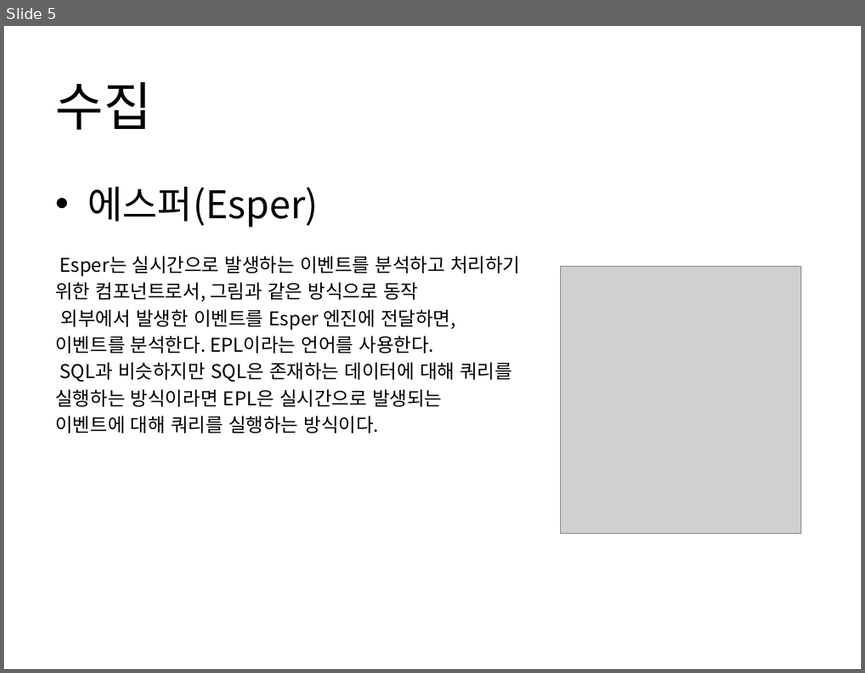
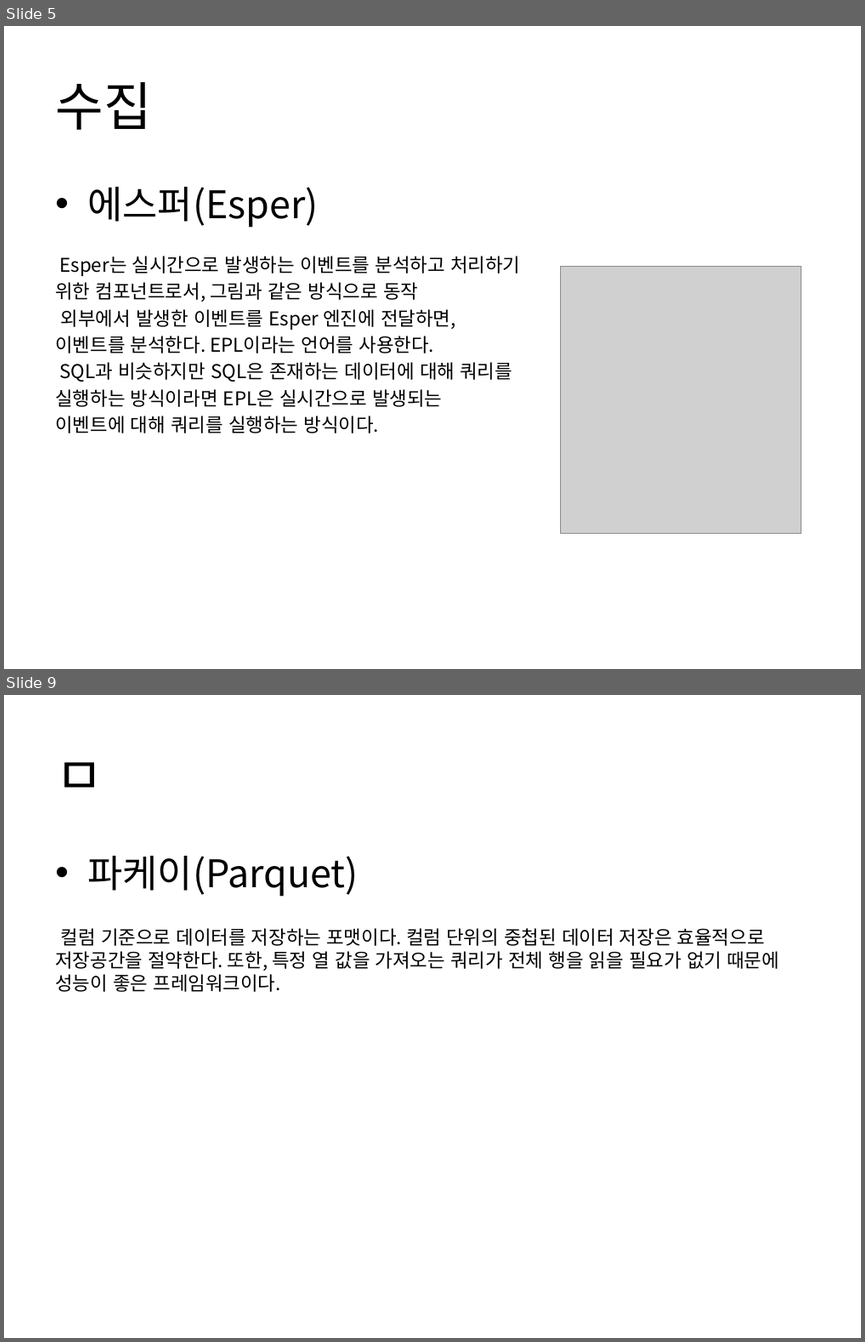
Before and after one commit to Heechul90/BigData_Project, a slide deck: 하둡에코시스템.pptx. Shown one above the other, each under a label of ours: slide 5 before the commit, slides 5 and 9 after it; the slides between them are not shown. The pictures are 865x673 and 865x1342 pixels, drawn with LibreOffice and Linux fonts; fonts in the diff are those of the drawing; grey boxes stand for pictures. Boxes give left, top, right and bottom in pixels: in the first picture for what was removed or moved away, otherwise in the second. Text is boxed around its words. In the diff, an @@ line names an element or a change of style, - is before the commit and + after.

```diff
--- a/하둡에코시스템.pptx
+++ b/하둡에코시스템.pptx
@@ slide 9 added at (x1=4, y1=695, x2=861, y2=1338), background #FFFFFF @@
@@ title added at (x1=55, y1=762, x2=103, y2=788), 44 pt, text #000000 @@
+ㅁ
@@ text added at (x1=55, y1=856, x2=779, y2=992), 16 pt, text #000000 @@
+• 파케이(Parquet)
+컬럼 기준으로 데이터를 저장하는 포맷이다. 컬럼 단위의 중첩된 데이터 저장은 효율적으로 저장공간을 절약한다. 또한, 특정 열 값을 가져오는 쿼리가 전체 행을 읽을 필요가 없기 때문에 성능이 좋은 프레임워크이다.
```
Also in this commit, not shown: 6 other slides added, 1 other file.
